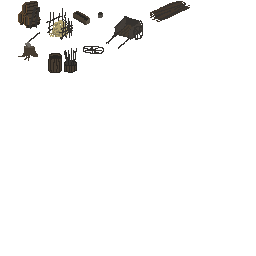
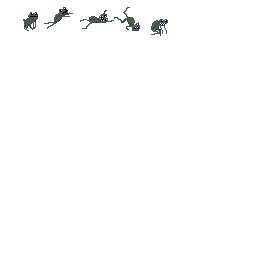
The second 256×256 image is a revision of the first. Changes to its layers:
added layer "Kappa" above "Objects" over [23, 7, 168, 36]
added group "Objects" with 3 layers above "Outlines" over [18, 1, 190, 73]
hid "VillageEnvironment", moved it into group "Objects" over [18, 1, 190, 73]
